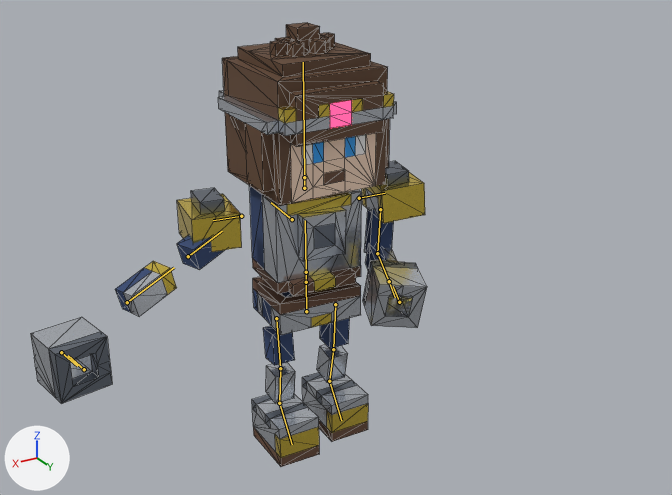
A saved change to the glTF model assets/swordsman/swordsman.glb.
Both versions are drawn from a camera (50 mm lens) standing at (0.557, 1.006, 0.784) and looking at (0.012, 0.098, 0.33). The lights are fixed; the arrows at lower left show +X, +Y and +Z. The picture after the commit comes second. Both versions are drawn at frame 23 of the action 'Attack_Round'; the numbers are the values there. The bones that change, and the others that lie on the model, are drawn over the model as lines. Mesh edges are drawn as thin lines.

Names of what the first picture shows: 'Swordsman_Mesh'.
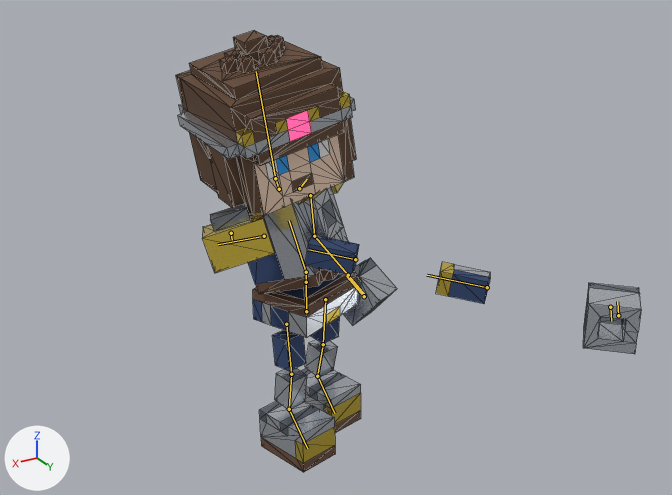
Boxes (x1, y1, x2, y2) around the edits, measured in the pictures (672 x 495 px):
'Swordsman_Mesh', posed (17% wider): before (31, 22, 427, 467); after (176, 30, 641, 472)
bone 'Chest', root to tip: before (306, 272) to (305, 220); after (306, 272) to (289, 220)
bone 'Head', root to tip: before (304, 177) to (303, 62); after (275, 178) to (256, 71)
bone 'Shoulder.L', root to tip: before (241, 216) to (213, 220); after (231, 233) to (232, 240)
bone 'UpperArm.L', root to tip: before (188, 256) to (222, 231); after (355, 259) to (308, 249)
bone 'Forearm.L', root to tip: before (127, 302) to (174, 267); after (487, 287) to (427, 275)
bone 'Hand.L', root to tip: before (84, 369) to (68, 355); after (610, 307) to (611, 321)
bone 'Shoulder.R', root to tip: before (359, 198) to (385, 193); after (299, 188) to (307, 179)
bone 'UpperArm.R', root to tip: before (380, 209) to (377, 253); after (310, 195) to (314, 236)
bone 'Forearm.R', root to tip: before (377, 253) to (389, 281); after (314, 236) to (348, 275)
bone 'UpperLeg.L', root to tip: before (276, 318) to (280, 368); after (286, 324) to (291, 374)
bone 'UpperLeg.R', root to tip: before (335, 304) to (333, 349); after (325, 299) to (323, 344)

The change in detail:
Bone 'Hips' (bone_hips) turns from (0, -3, 0) to (0, 24, 0) degrees about its own x, y and z.
Bone 'Chest' (bone_chest) turns from (0, -2, 0) to (18, 14, 0) degrees about its own x, y and z.
Bone 'Head' (bone_head) turns from (0, 5, 0) to (-18, -38, 0) degrees about its own x, y and z.
Bone 'Shoulder.L' (bone_shoulder_l) moves from (-0.004, 0.03, 0.0) to (0.035, 0.03, 0.0).
Bone 'Shoulder.L' (bone_shoulder_l) turns from (0, 0, -3) to (0, 0, 30) degrees about its own x, y and z.
Bone 'UpperArm.L' (bone_upperarm_l) moves from (0.052, 0.002, 0.043) to (0.013, 0.049, 0.137).
Bone 'UpperArm.L' (bone_upperarm_l) turns from (105, -118, 0) to (-65, -19, -176) degrees about its own x, y and z.
Bone 'Forearm.L' (bone_forearm_l) moves from (0.0, -0.159, 0.0) to (0.0, -0.226, 0.0).
Bone 'Hand.L' (bone_hand_l) moves from (0.038, -0.172, -0.007) to (0.038, -0.232, -0.008).
Bone 'Hand.L' (bone_hand_l) turns from (10, 105, 90) to (4, 99, 90) degrees about its own x, y and z.
Bone 'Shoulder.R' (bone_shoulder_r) moves from (0.01, 0.015, 0.0) to (-0.01, 0.015, 0.0).
Bone 'Shoulder.R' (bone_shoulder_r) turns from (4, 0, -6) to (4, 0, 6) degrees about its own x, y and z.
Bone 'UpperArm.R' (bone_upperarm_r) turns from (18, 10, -12) to (-10, 10, -12) degrees about its own x, y and z.
Bone 'Forearm.R' (bone_forearm_r) turns from (65, 0, 0) to (40, 0, 0) degrees about its own x, y and z.
Bone 'UpperLeg.L' (bone_upperleg_l) turns from (6, -1, 0) to (6, 11, 0) degrees about its own x, y and z.
Bone 'UpperLeg.R' (bone_upperleg_r) turns from (-4, -1, 0) to (-4, 11, 0) degrees about its own x, y and z.
